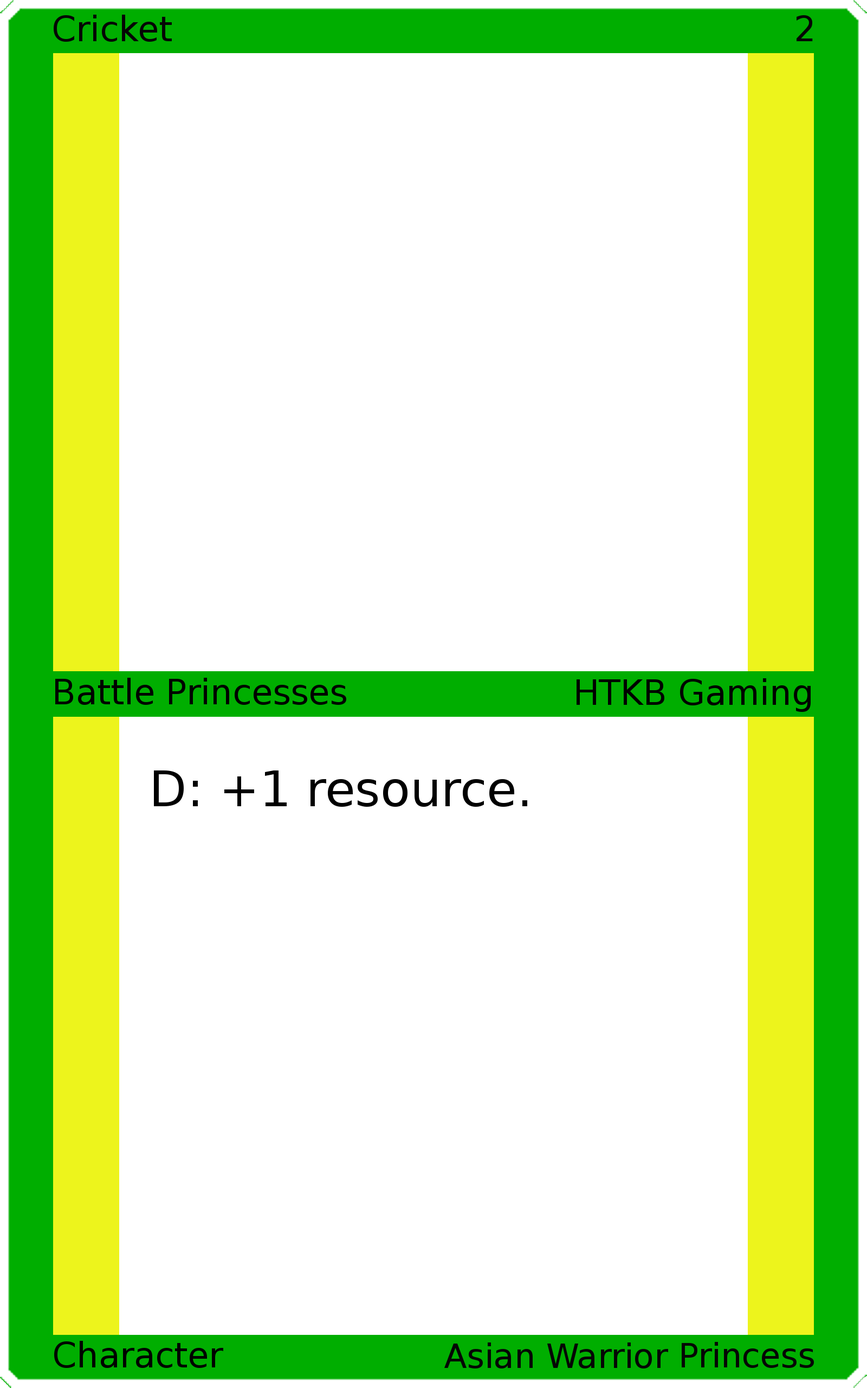
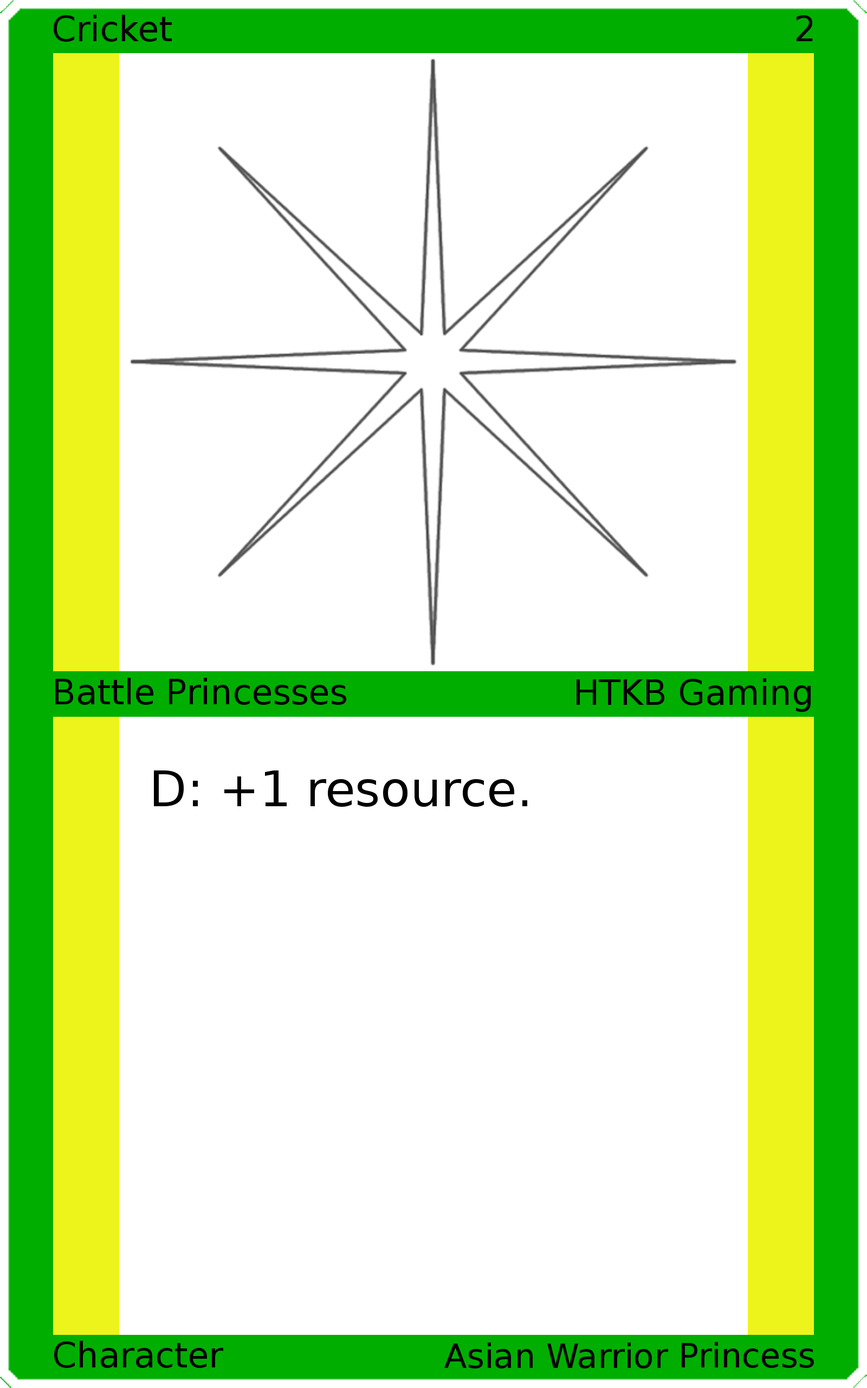
Two versions of the same layered image (w=867, h=1388). Layer-by-layer changes:
added layer "Art" above "Top Background" over [129, 57, 738, 666]
